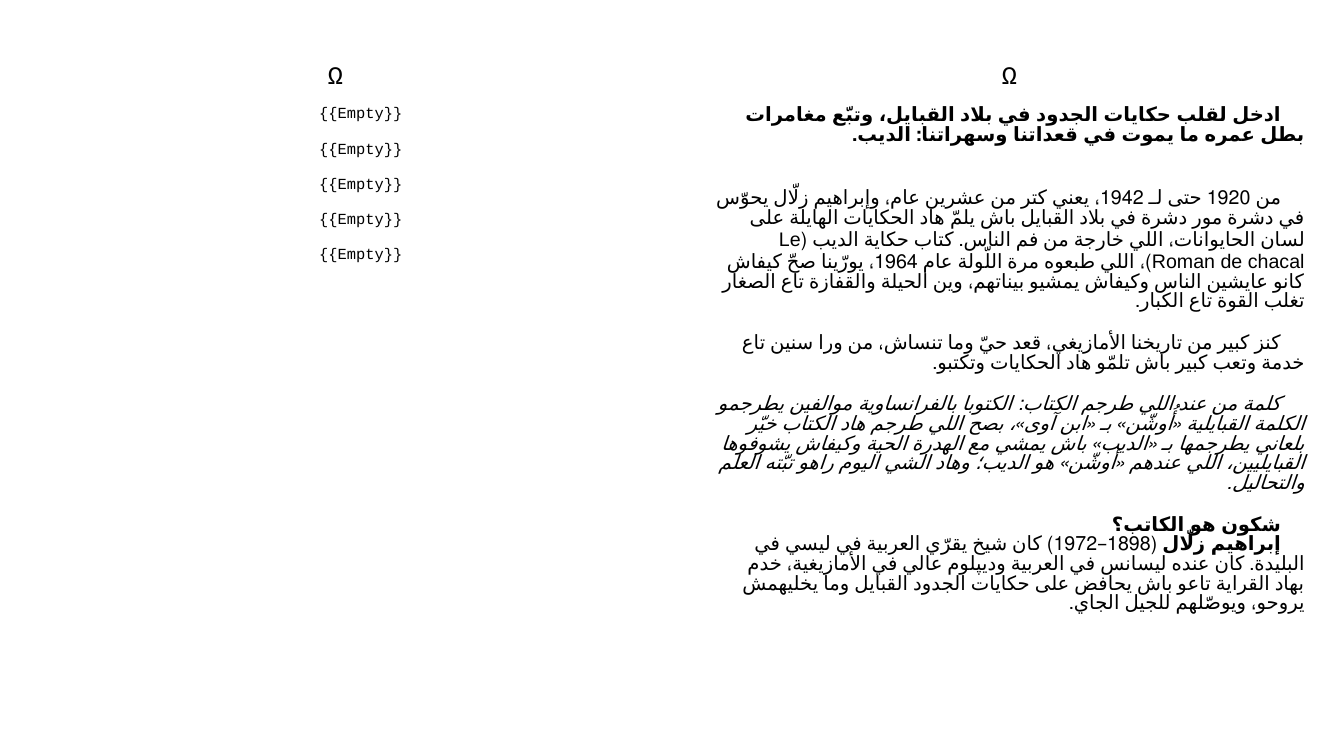
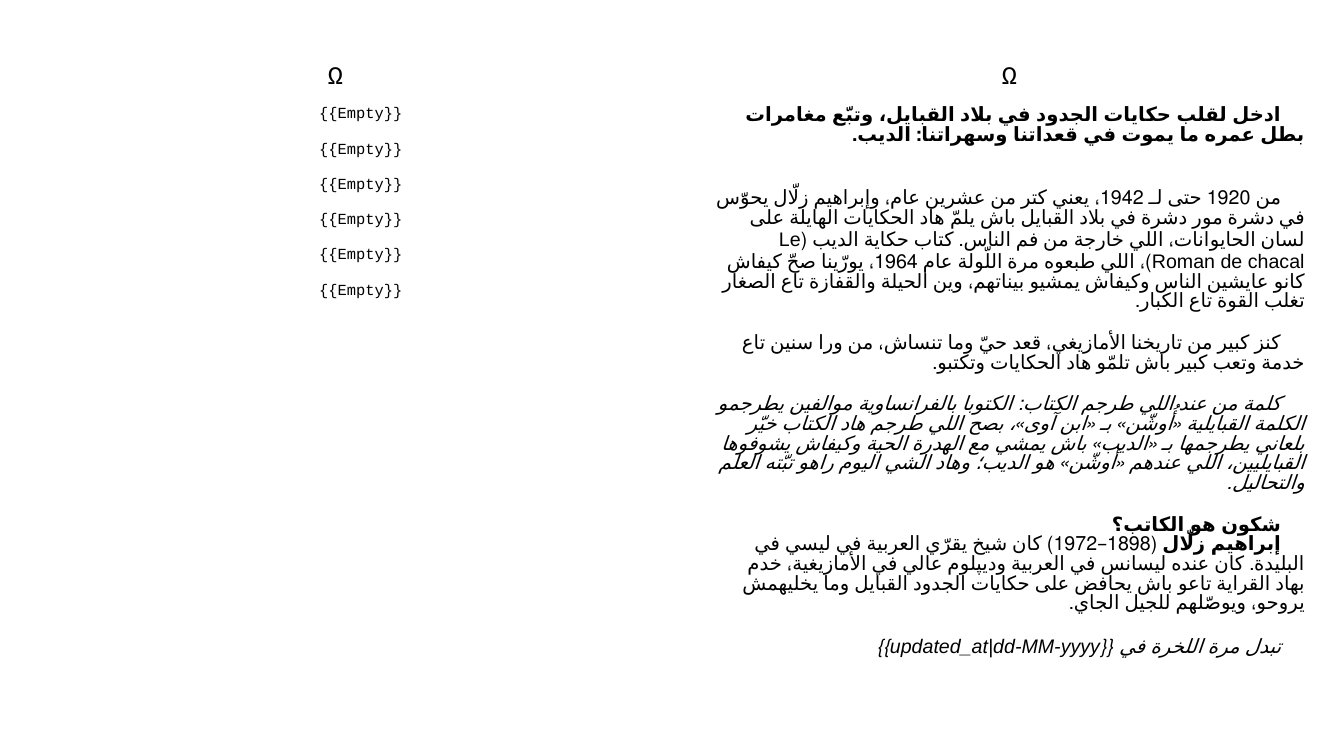
Before and after one commit to sferhah/tamacahut_n_wuccen, a slide deck: slide 88 of Uccen.ConsoleApp/Resources/pptx/uccen.arq.pptx. Drawn at 1344x756 pixels with LibreOffice and Linux fonts; fonts in the diff are those of the drawing. Boxes give left, top, right and bottom in pixels: in the first picture for what was removed or moved away, otherwise in the second. Text is boxed around its words. In the diff, an @@ line names an element or a change of style, - is before the commit and + after.

```diff
--- a/Uccen.ConsoleApp/Resources/pptx/uccen.arq.pptx
+++ b/Uccen.ConsoleApp/Resources/pptx/uccen.arq.pptx
@@ table at bbox=[32, 16, 1315, 729] @@
-row 3, column 1: {{Empty}} / {{Empty}} / {{Empty}} / {{Empty}} / {{Empty}}
+row 3, column 1: {{Empty}} / {{Empty}} / {{Empty}} / {{Empty}} / {{Empty}} / {{Empty}}
-row 3, column 3: ادخل لقلب حكايات الجدود في بلاد القبايل، وتبّع مغامرات بطل عمره ما يموت في قعداتنا وسهراتنا: الديب. / من 1920 حتى لـ 1942، يعني كتر من عشرين عام، وإبراهيم زلّال يحوّس في دشرة مور دشرة في بلاد القبايل باش يلمّ هاد الحكايات الهايلة على لسان الحايوانات، اللي خارجة من فم الناس. كتاب حكاية الديب (Le Roman de chacal)، اللي طبعوه مرة اللّولة عام 1964، يورّينا صحّ كيفاش كانو عايشين الناس وكيفاش يمشيو بيناتهم، وين الحيلة والقفازة تاع الصغار تغلب القوة تاع الكبار. / كنز كبير من تاريخنا الأمازيغي، قعد حيّ وما تنساش، من ورا سنين تاع خدمة وتعب كبير باش تلمّو هاد الحكايات وتكتبو. / كلمة من عند اللي طرجم الكتاب: الكتوبا بالفرانساوية موالفين يطرجمو الكلمة القبايلية «أُوشّن» بـ «ابن آوى»، بصح اللي طرجم هاد الكتاب خيّر بلعاني يطرجمها بـ «الديب» باش يمشي مع الهدرة الحية وكيفاش يشوفوها القبايليين، اللي عندهم «أوشّن» هو الديب؛ وهاد الشي اليوم راهو تبّته العلم والتحاليل. / شكون هو الكاتب؟ / إبراهيم زلّال (1898–1972) كان شيخ يقرّي العربية في ليسي في البليدة. كان عنده ليسانس في العربية وديپلوم عالي في الأمازيغية، خدم بهاد القراية تاعو باش يحافض على حكايات الجدود القبايل وما يخليهمش يروحو، ويوصّلهم للجيل الجاي.
+row 3, column 3: ادخل لقلب حكايات الجدود في بلاد القبايل، وتبّع مغامرات بطل عمره ما يموت في قعداتنا وسهراتنا: الديب. / من 1920 حتى لـ 1942، يعني كتر من عشرين عام، وإبراهيم زلّال يحوّس في دشرة مور دشرة في بلاد القبايل باش يلمّ هاد الحكايات الهايلة على لسان الحايوانات، اللي خارجة من فم الناس. كتاب حكاية الديب (Le Roman de chacal)، اللي طبعوه مرة اللّولة عام 1964، يورّينا صحّ كيفاش كانو عايشين الناس وكيفاش يمشيو بيناتهم، وين الحيلة والقفازة تاع الصغار تغلب القوة تاع الكبار. / كنز كبير من تاريخنا الأمازيغي، قعد حيّ وما تنساش، من ورا سنين تاع خدمة وتعب كبير باش تلمّو هاد الحكايات وتكتبو. / كلمة من عند اللي طرجم الكتاب: الكتوبا بالفرانساوية موالفين يطرجمو الكلمة القبايلية «أُوشّن» بـ «ابن آوى»، بصح اللي طرجم هاد الكتاب خيّر بلعاني يطرجمها بـ «الديب» باش يمشي مع الهدرة الحية وكيفاش يشوفوها القبايليين، اللي عندهم «أوشّن» هو الديب؛ وهاد الشي اليوم راهو تبّته العلم والتحاليل. / شكون هو الكاتب؟ / إبراهيم زلّال (1898–1972) كان شيخ يقرّي العربية في ليسي في البليدة. كان عنده ليسانس في العربية وديپلوم عالي في الأمازيغية، خدم بهاد القراية تاعو باش يحافض على حكايات الجدود القبايل وما يخليهمش يروحو، ويوصّلهم للجيل الجاي. / تبدل مرة اللخرة في {{updated_at|dd-MM-yyyy}}
```
Also in this commit, not shown: 9 other files.
